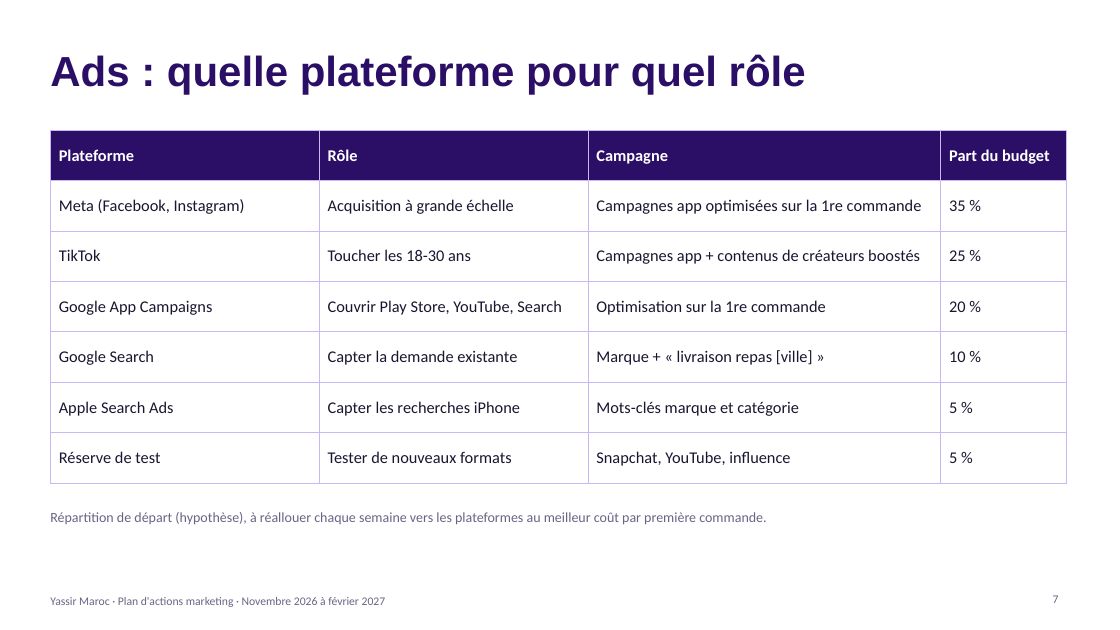
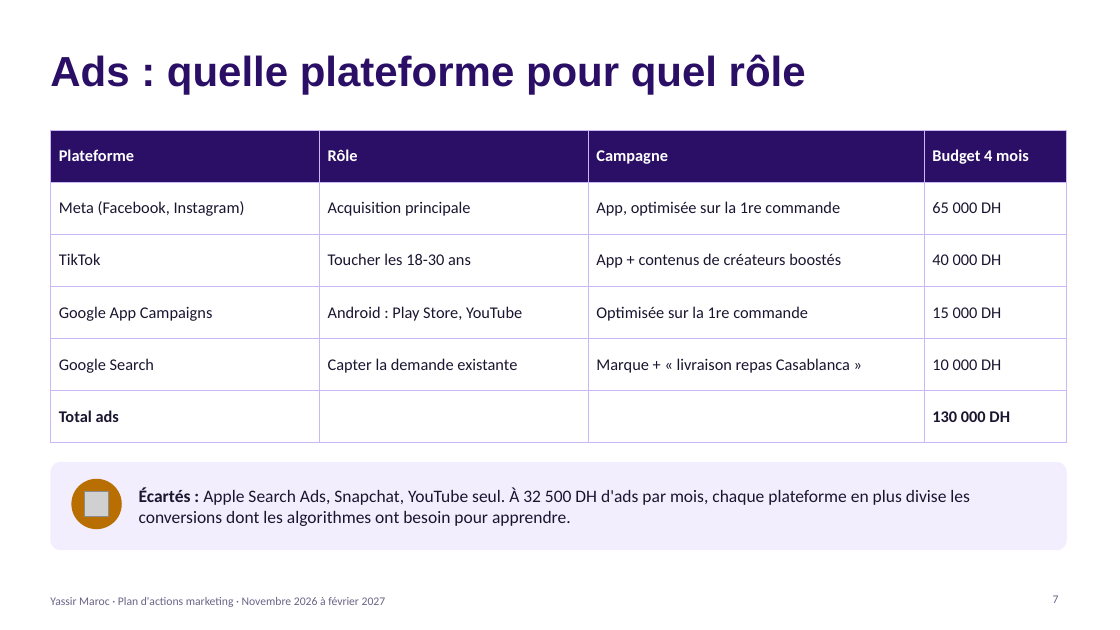
Before and after one commit to aymaneai-del/Projects-, a slide deck: slide 7 of yassir-maroc/Yassir_Maroc_Plan_Marketing_Nov2026-Fev2027.pptx. Drawn at 1120x630 pixels with LibreOffice and Linux fonts; fonts in the diff are those of the drawing; grey boxes stand for pictures. Boxes give left, top, right and bottom in pixels: in the first picture for what was removed or moved away, otherwise in the second. Text is boxed around its words. In the diff, an @@ line names an element or a change of style, - is before the commit and + after.

```diff
--- a/yassir-maroc/Yassir_Maroc_Plan_Marketing_Nov2026-Fev2027.pptx
+++ b/yassir-maroc/Yassir_Maroc_Plan_Marketing_Nov2026-Fev2027.pptx
@@ table at [50, 130, 1067, 426] @@
-row 1: Plateforme | Rôle | Campagne | Part du budget
-row 2: Meta (Facebook, Instagram) | Acquisition à grande échelle | Campagnes app optimisées sur la 1re commande | 35 %
-row 3: TikTok | Toucher les 18-30 ans | Campagnes app + contenus de créateurs boostés | 25 %
-row 4: Google App Campaigns | Couvrir Play Store, YouTube, Search | Optimisation sur la 1re commande | 20 %
-row 5: Google Search | Capter la demande existante | Marque + « livraison repas [ville] » | 10 %
-row 6: Apple Search Ads | Capter les recherches iPhone | Mots-clés marque et catégorie | 5 %
-row 7: Réserve de test | Tester de nouveaux formats | Snapchat, YouTube, influence | 5 %
+row 1: Plateforme | Rôle | Campagne | Budget 4 mois
+row 2: Meta (Facebook, Instagram) | Acquisition principale | App, optimisée sur la 1re commande | 65 000 DH
+row 3: TikTok | Toucher les 18-30 ans | App + contenus de créateurs boostés | 40 000 DH
+row 4: Google App Campaigns | Android : Play Store, YouTube | Optimisée sur la 1re commande | 15 000 DH
+row 5: Google Search | Capter la demande existante | Marque + « livraison repas Casablanca » | 10 000 DH
+row 6: Total ads |  |  | 130 000 DH
@@ rounded rectangle: place and size @@
-rounded rectangle at [50, 512, 766, 524]
+rounded rectangle at [50, 462, 1067, 550]
@@ rounded rectangle at [50, 462, 1067, 550]: fill none to #F3EEFD @@
@@ ellipse added at [71, 479, 122, 529], fill #B86E00 @@
@@ picture added at [85, 492, 109, 517] @@
@@ text added at [139, 488, 970, 526], 15 pt, text #1B1530 @@
+Écartés : Apple Search Ads, Snapchat, YouTube seul. À 32 500 DH d'ads par mois, chaque plateforme en plus divise les conversions dont les algorithmes ont besoin pour apprendre.
@@ text in rounded rectangle at [50, 512, 766, 524]: text removed @@
-Répartition de départ (hypothèse), à réallouer chaque semaine vers les plateformes au meilleur coût par première commande.
```
Also in this commit, not shown: 3 other slides changed, 2 slides added, 1 slide removed.
